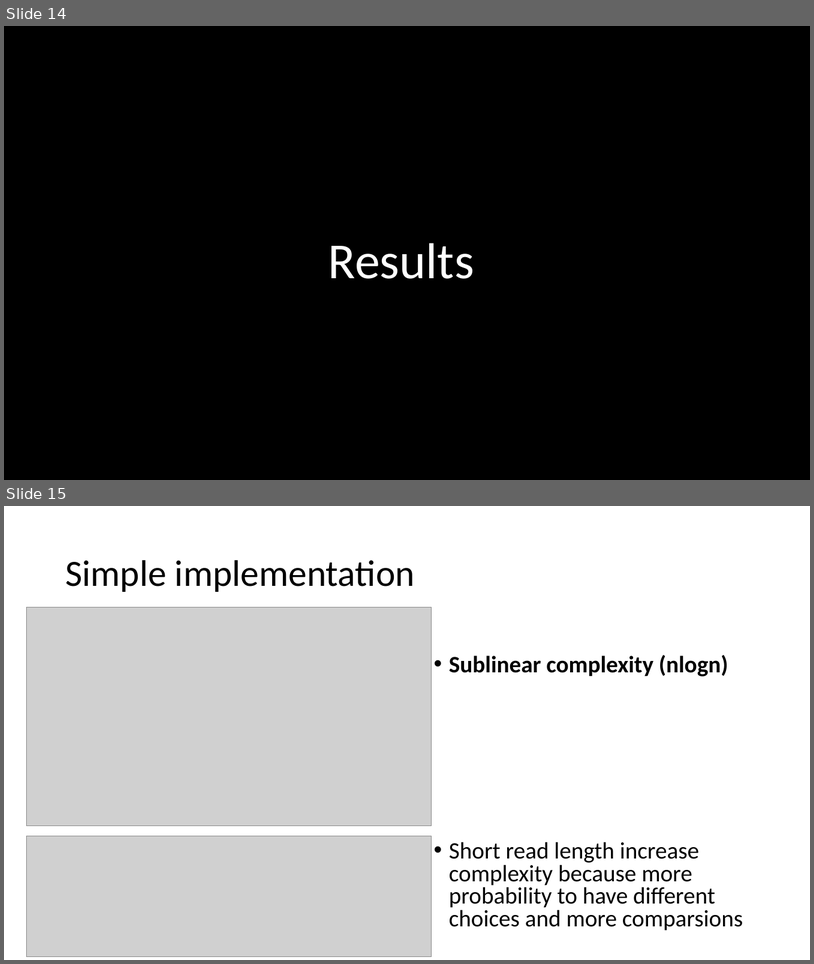
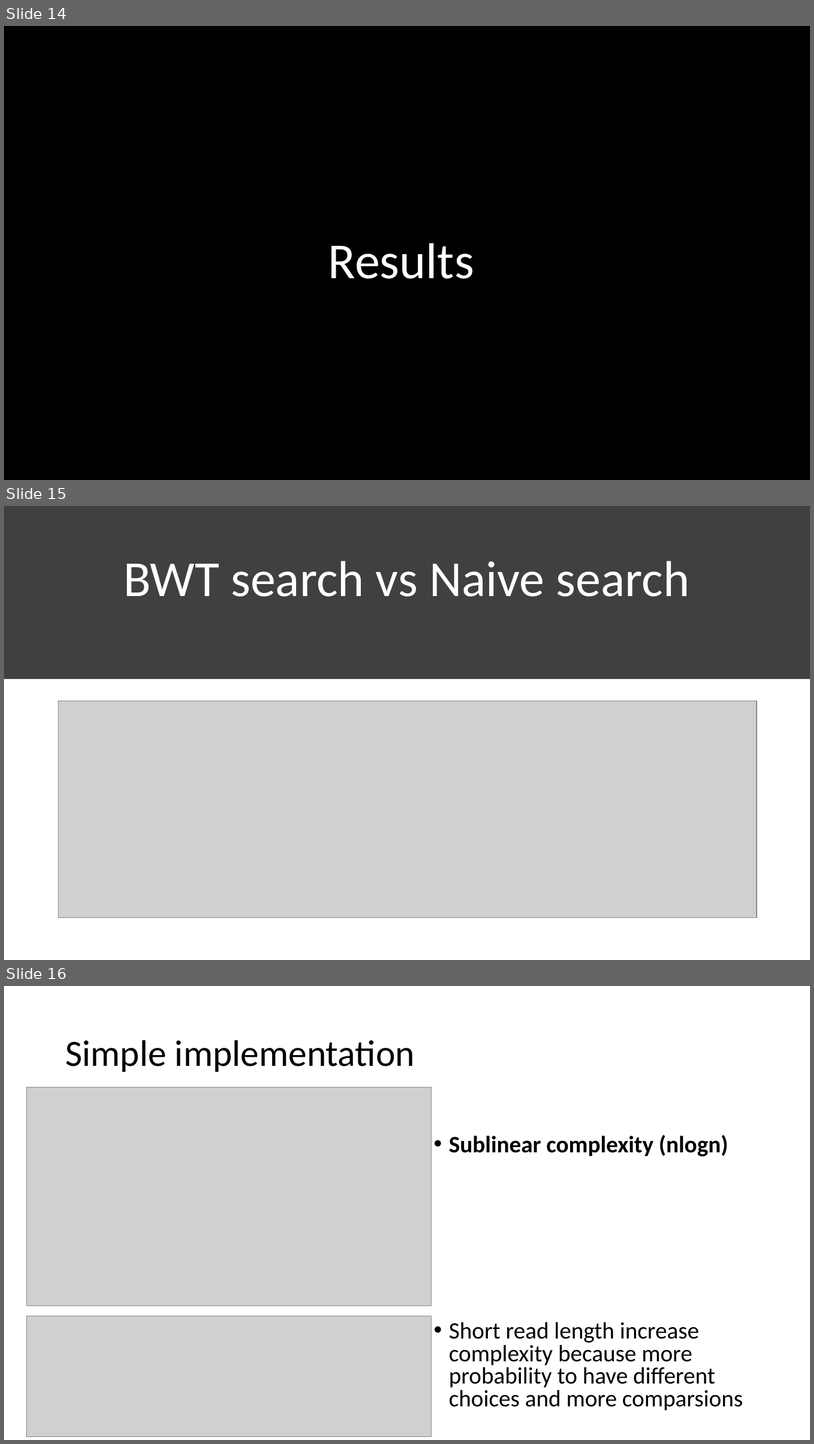
Before and after one commit to Coohrentiin/Index-structure-and-mapping, a slide deck: EXAM-Genome mapping.pptx. Shown one above the other, each under a label of ours: slides 14 and 15 before the commit, slides 14, 15 and 16 after it. The pictures are 814x964 and 814x1444 pixels, drawn with LibreOffice and Linux fonts; fonts in the diff are those of the drawing; grey boxes stand for pictures; background and template pictures are left out. Boxes give left, top, right and bottom in pixels: in the first picture for what was removed or moved away, otherwise in the second. Text is boxed around its words. In the diff, an @@ line names an element or a change of style, - is before the commit and + after.

```diff
--- a/EXAM-Genome mapping.pptx
+++ b/EXAM-Genome mapping.pptx
@@ slide 15 added at <box>4,506,810,960</box>, background #FFFFFF @@
@@ rectangle added at <box>4,506,810,679</box>, fill #404040 @@
@@ title added at <box>123,561,690,597</box>, 60 pt, text #FFFFFF @@
+BWT search vs Naive search
@@ picture added at <box>58,701,757,918</box> @@
@@ what was slide 15 is now slide 16 @@
```
Also in this commit, not shown: 2 other slides added, 2 other files.
